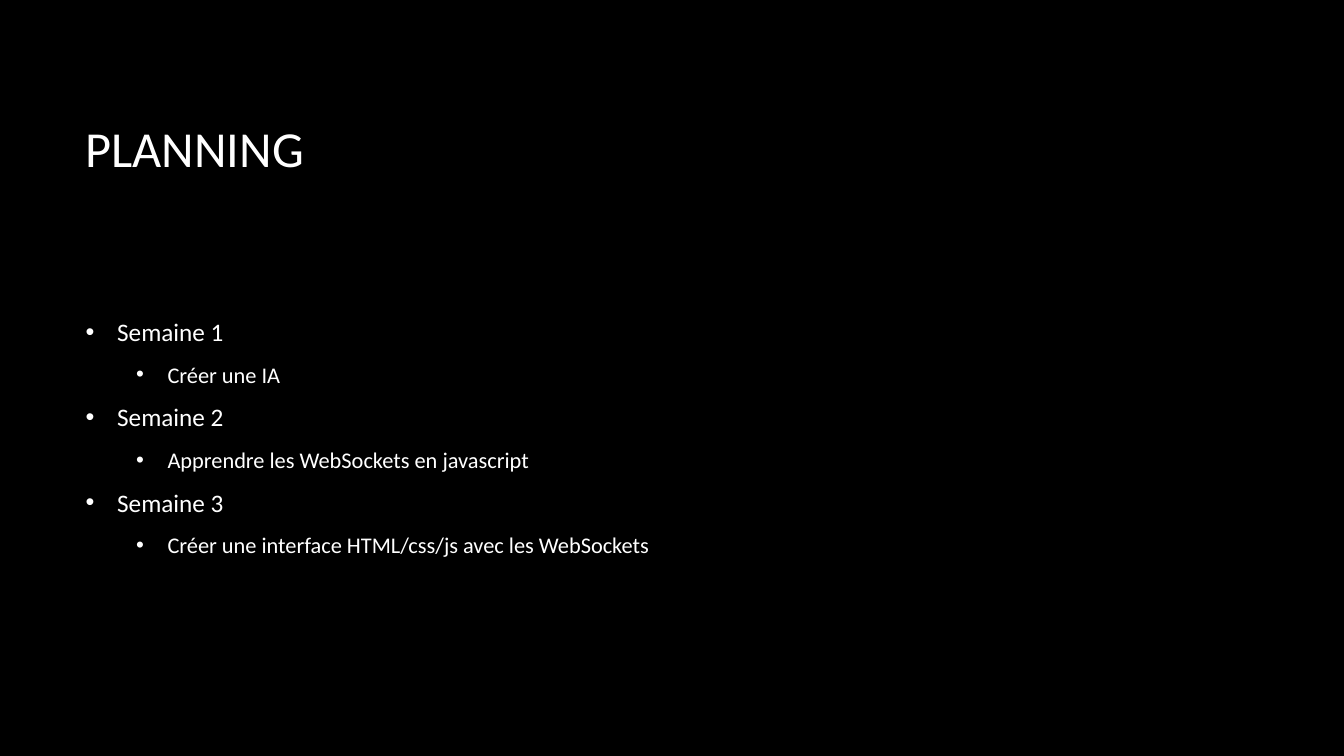
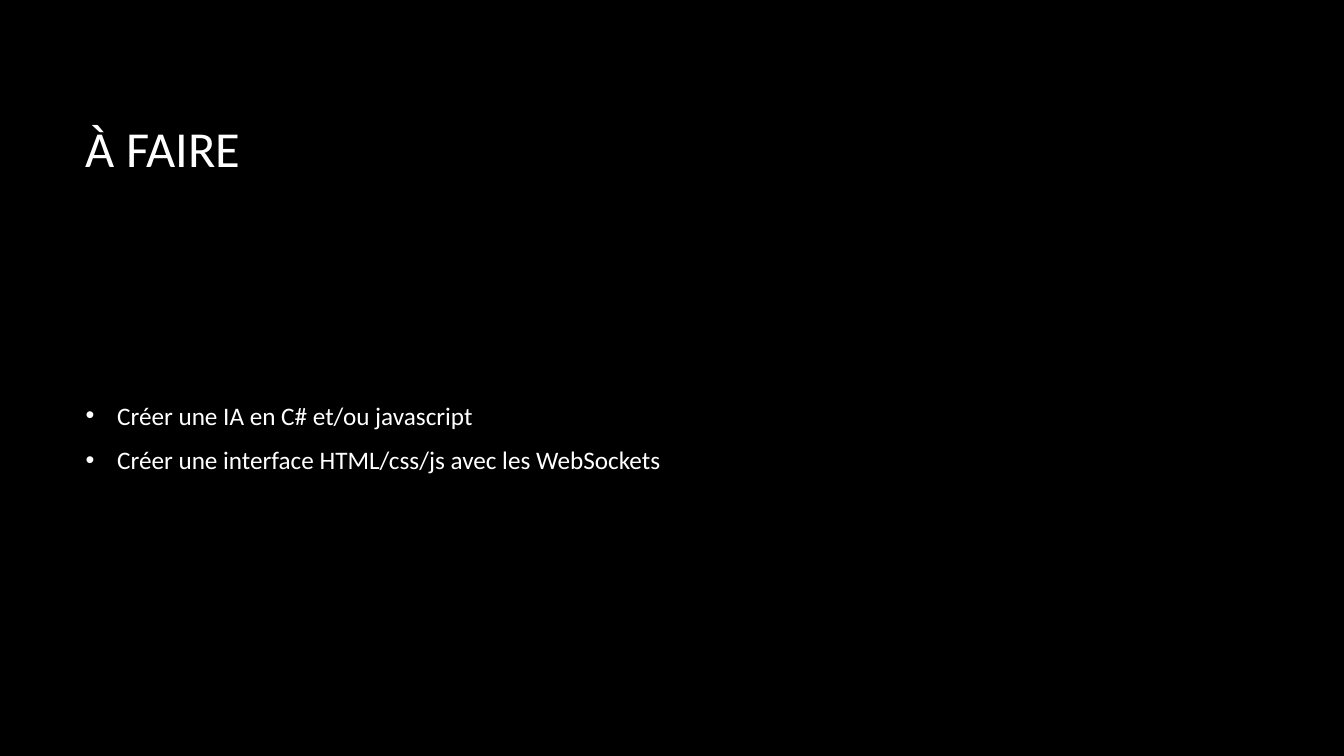
Before and after one commit to BorisFR/BattleIA, a slide deck: slide 18 of Battle IA.pptx. Drawn at 1344x756 pixels with LibreOffice and Linux fonts; fonts in the diff are those of the drawing; background and template pictures are left out. Boxes give left, top, right and bottom in pixels: in the first picture for what was removed or moved away, otherwise in the second. Text is boxed around its words. In the diff, an @@ line names an element or a change of style, - is before the commit and + after.

```diff
--- a/Battle IA.pptx
+++ b/Battle IA.pptx
@@ title at (86,126,240,167): text changed @@
-PLANNING
+À FAIRE
@@ text at (117,407,472,430): text changed; size 16 to 18 pt @@
-• Semaine 1
-  • Créer une IA
-• Semaine 2
-  • Apprendre les WebSockets en javascript
-• Semaine 3
+• Créer une IA en C# et/ou javascript
@@ text at (117,451,660,474): size 16 to 18 pt in "Créer une interface HTML/css/js avec les WebSockets"; list level 2 to 1 in "Créer une interface HTML/css/js avec ..." @@
```
Also in this commit, not shown: 12 other slides changed, 2 slides added, 16 other files.
